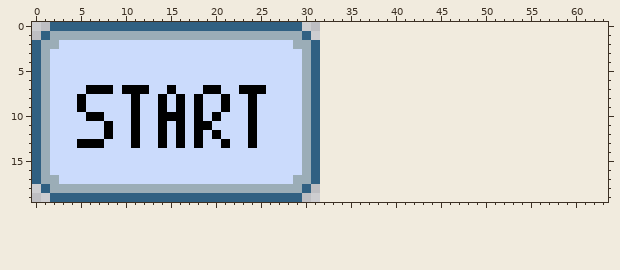
One commit to this pixel-art file: assets/start_button.aseprite. The first picture shows the starting point.
32x20 pixels, 1 frame. The old version is drawn lined up with the new one, on the new canvas.
Now the later version:
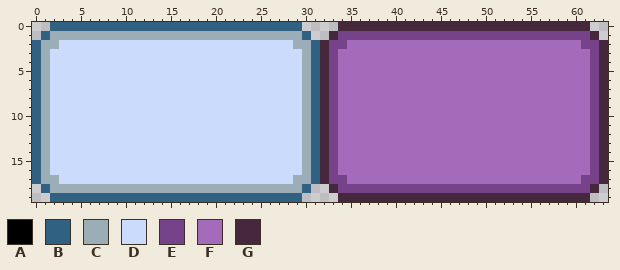
Palette (. is transparent): A #000000  B #306082  C #9badb7  D #cbdbfc  E #76428a  F #a36bb9  G #45283c
Edits made:
canvas 32x20 -> 64x20
Changed rows in their new state; - is an unchanged pixel.
first column x 5:
 0 -----------------------------GGGGGGGGGGGGGGGGGGGGGGGGGGGG--
 1 ----------------------------GEEEEEEEEEEEEEEEEEEEEEEEEEEEEG-
 2 ---------------------------GEEFFFFFFFFFFFFFFFFFFFFFFFFFFEEG
 3 ---------------------------GEFFFFFFFFFFFFFFFFFFFFFFFFFFFFEG
 4 ---------------------------GEFFFFFFFFFFFFFFFFFFFFFFFFFFFFEG
 5 ---------------------------GEFFFFFFFFFFFFFFFFFFFFFFFFFFFFEG
 6 ---------------------------GEFFFFFFFFFFFFFFFFFFFFFFFFFFFFEG
 7 -DDD-DDD--D---DD--DDD------GEFFFFFFFFFFFFFFFFFFFFFFFFFFFFEG
 8 D-----D--D-D-D--D--D-------GEFFFFFFFFFFFFFFFFFFFFFFFFFFFFEG
 9 D-----D--D-D-D--D--D-------GEFFFFFFFFFFFFFFFFFFFFFFFFFFFFEG
10 -DD---D--DDD-D-D---D-------GEFFFFFFFFFFFFFFFFFFFFFFFFFFFFEG
11 ---D--D--D-D-DD----D-------GEFFFFFFFFFFFFFFFFFFFFFFFFFFFFEG
12 ---D--D--D-D-D-D---D-------GEFFFFFFFFFFFFFFFFFFFFFFFFFFFFEG
13 DDD---D--D-D-D--D--D-------GEFFFFFFFFFFFFFFFFFFFFFFFFFFFFEG
14 ---------------------------GEFFFFFFFFFFFFFFFFFFFFFFFFFFFFEG
15 ---------------------------GEFFFFFFFFFFFFFFFFFFFFFFFFFFFFEG
16 ---------------------------GEFFFFFFFFFFFFFFFFFFFFFFFFFFFFEG
17 ---------------------------GEEFFFFFFFFFFFFFFFFFFFFFFFFFFEEG
18 ----------------------------GEEEEEEEEEEEEEEEEEEEEEEEEEEEEG-
19 -----------------------------GGGGGGGGGGGGGGGGGGGGGGGGGGGG--
Boxes around the changes in both pictures, in picture pixels (x1, y1, x2, y2):
added: (320, 22, 608, 202)
changed: (77, 85, 266, 148)
